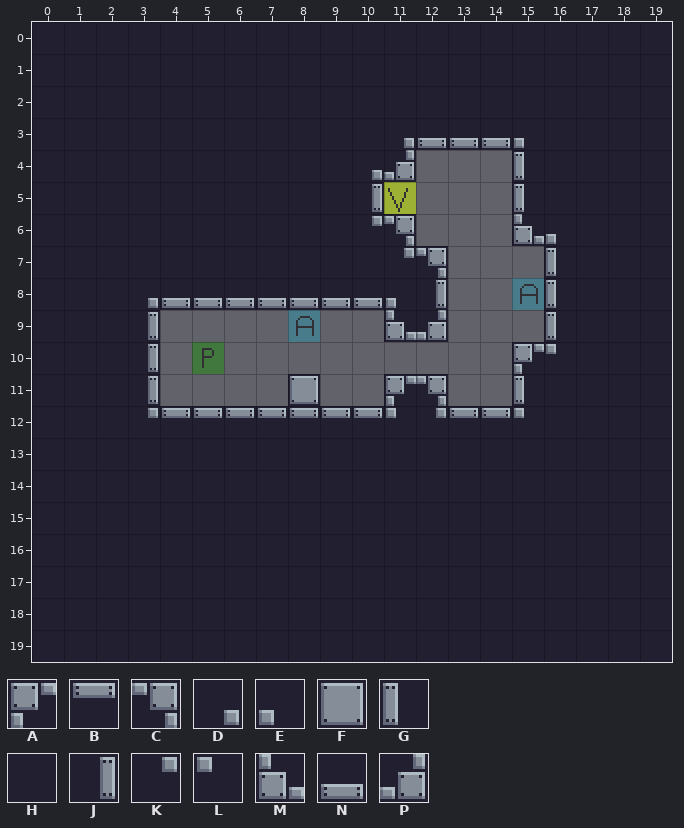
Tiled map -- assets/tiled/levels/tutorial.tmx. This is how it looked before the edit.
Cells are 16x16 px. Shown: x 0..19, y 0..19.
Key: from "default": A 0 "solid", B 1 "solid", C 2 "solid", D 3 "solid", E 4 "solid", F 6 "solid", G 16 "solid", H 17 "solid", J 18 "solid", K 19 "solid", L 20 "solid", M 32 "solid", N 33 "solid", P 34 "solid".
_ is an empty cell.
Layer "Tile Layer 1" before, first column x 0:
 0 HHHHHHHHHHHHHHHHHHHH
 1 HHHHHHHHHHHHHHHHHHHH
 2 HHHHHHHHHHHHHHHHHHHH
 3 HHHHHHHHHHHDNNNEHHHH
 4 HHHHHHHHHHDP___GHHHH
 5 HHHHHHHHHHJ____GHHHH
 6 HHHHHHHHHHKC___MEHHH
 7 HHHHHHHHHHHKC___GHHH
 8 HHHDNNNNNNNEJ___GHHH
 9 HHHJ_______MP___GHHH
10 HHHJ___________ALHHH
11 HHHJ____F__AC__GHHHH
12 HHHKBBBBBBBLKBBLHHHH
13 HHHHHHHHHHHHHHHHHHHH
14 HHHHHHHHHHHHHHHHHHHH
15 HHHHHHHHHHHHHHHHHHHH
16 HHHHHHHHHHHHHHHHHHHH
17 HHHHHHHHHHHHHHHHHHHH
18 HHHHHHHHHHHHHHHHHHHH
19 HHHHHHHHHHHHHHHHHHHH
After:
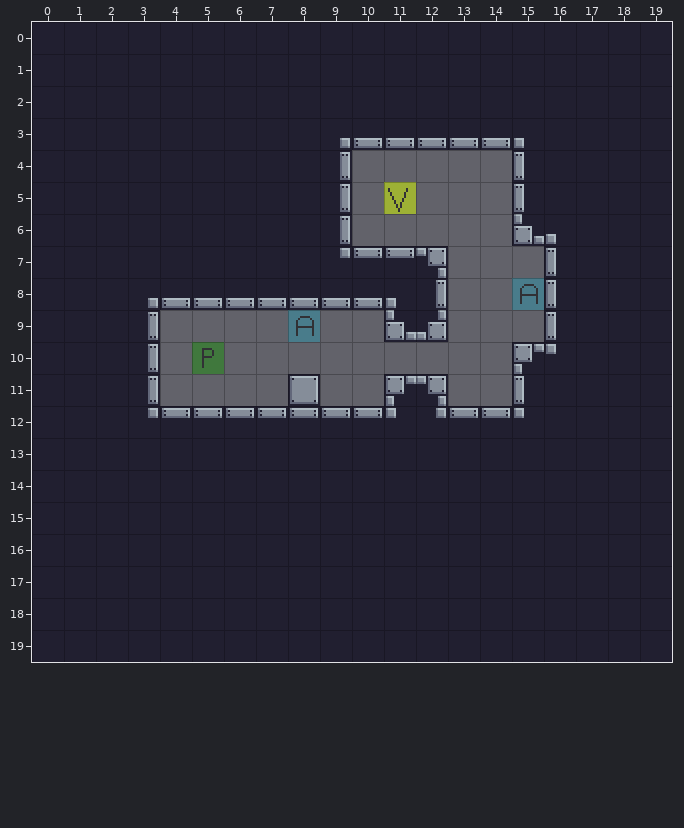
Change:
{"where": "layer \"Tile Layer 1\""}
{"y":3,"x":9,"old":"HHD","new":"DNN"}
{"y":4,"x":9,"old":"HDP","new":"J__"}
{"y":5,"x":9,"old":"HJ","new":"J_"}
{"y":6,"x":9,"old":"HKC","new":"J__"}
{"y":7,"x":9,"old":"HHK","new":"KBB"}
{"label":"changed","picture_box":[340,138,416,258]}
